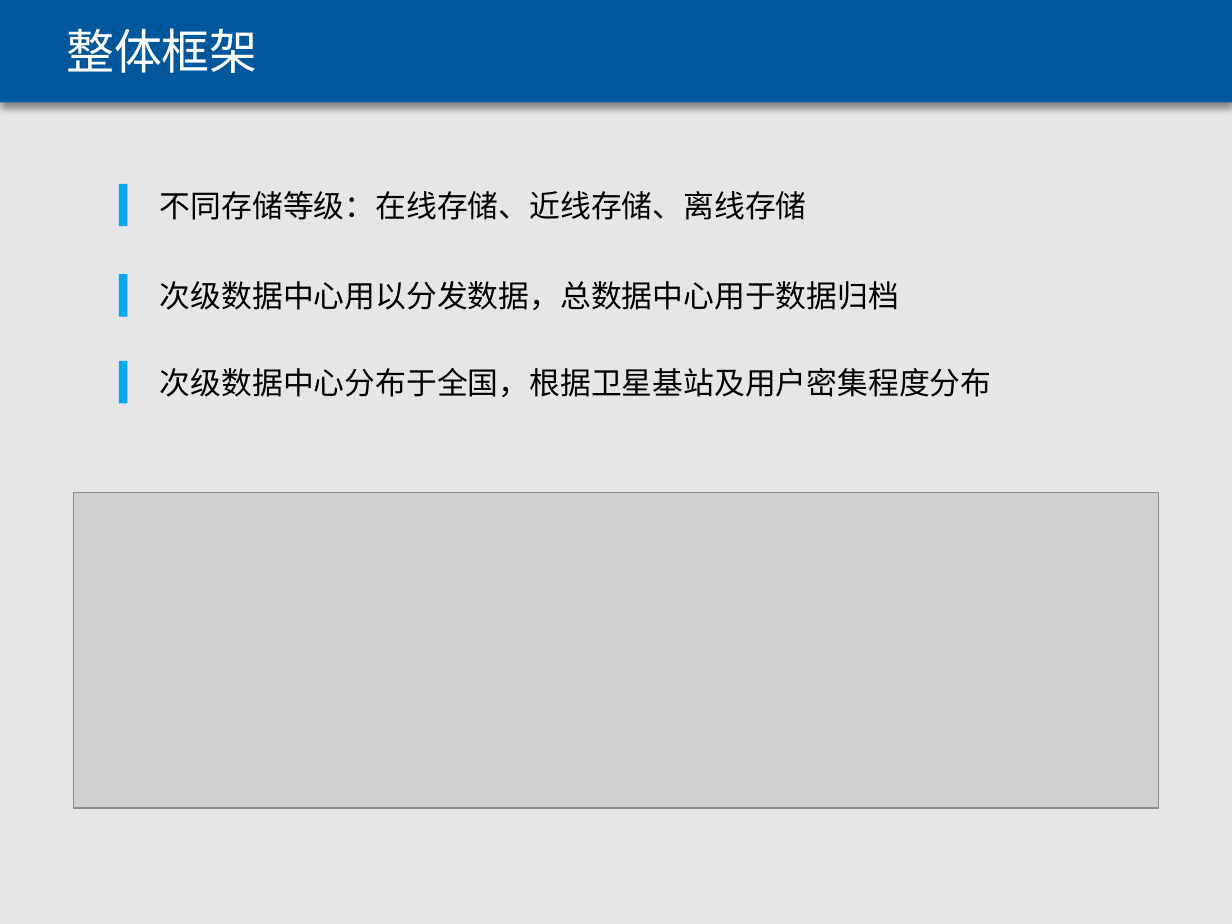
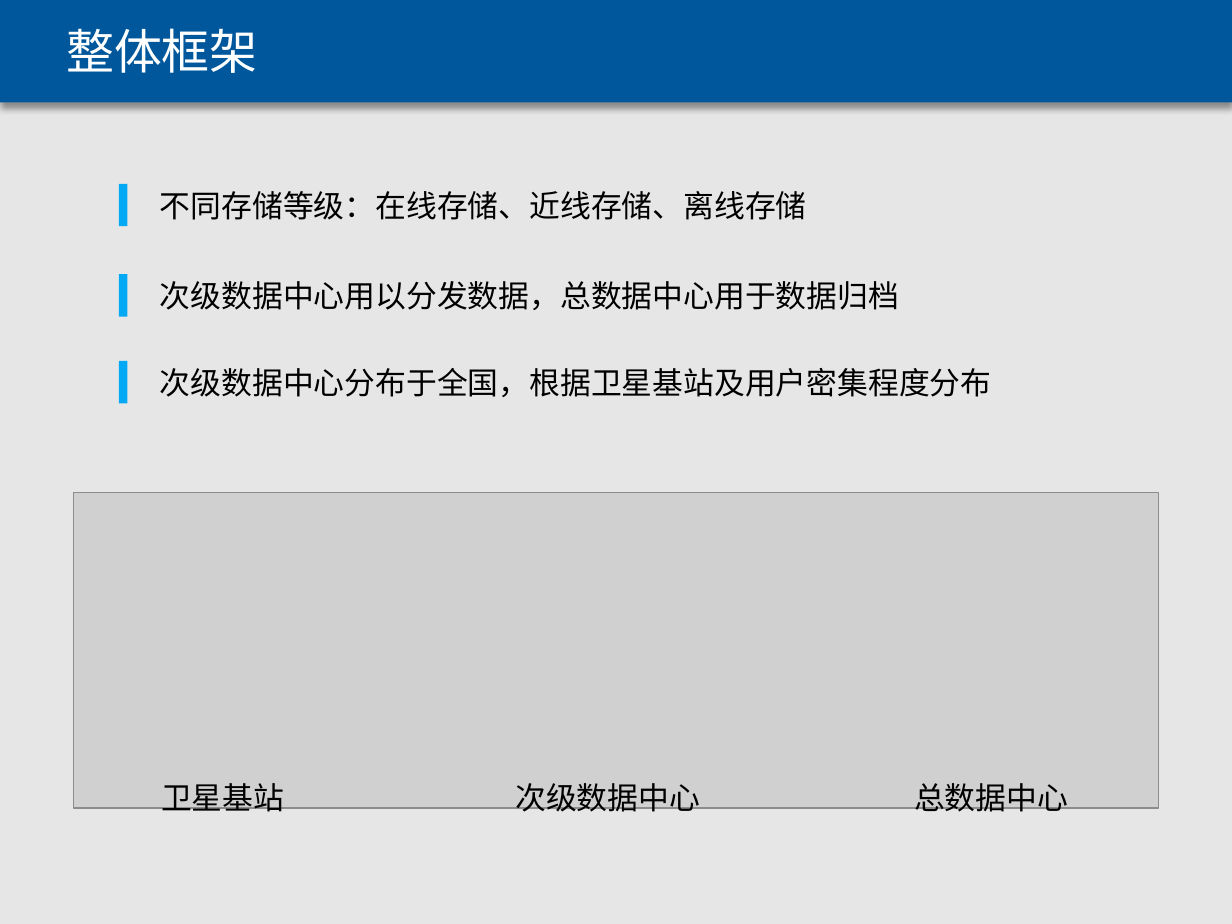
Before and after one commit to Nebula1084/Maple, a slide deck: slide 3 of 演示文稿1.pptx. Drawn at 1232x924 pixels with LibreOffice and Linux fonts; fonts in the diff are those of the drawing; grey boxes stand for pictures. Boxes give left, top, right and bottom in pixels: in the first picture for what was removed or moved away, otherwise in the second. Text is boxed around its words. In the diff, an @@ line names an element or a change of style, - is before the commit and + after.

```diff
--- a/演示文稿1.pptx
+++ b/演示文稿1.pptx
@@ text added at [161, 783, 284, 812], 18 pt, text #000000 @@
+卫星基站
@@ text added at [515, 783, 700, 812], 18 pt, text #000000 @@
+次级数据中心
@@ text added at [914, 783, 1068, 812], 18 pt, text #000000 @@
+总数据中心
```
Also in this commit, not shown: 6 other slides changed, 5 slides added, 1 slide removed, 11 other files.
